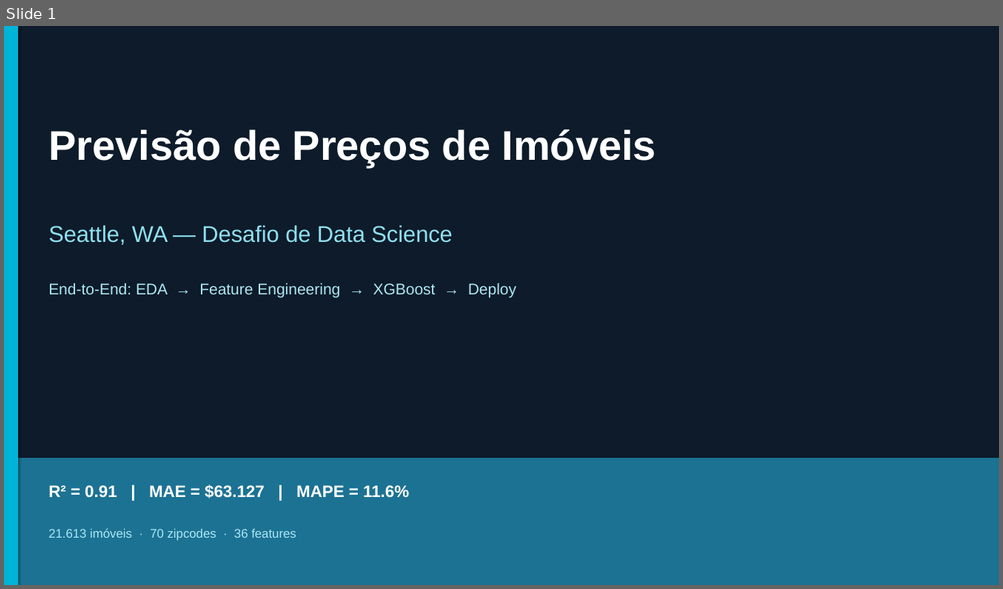
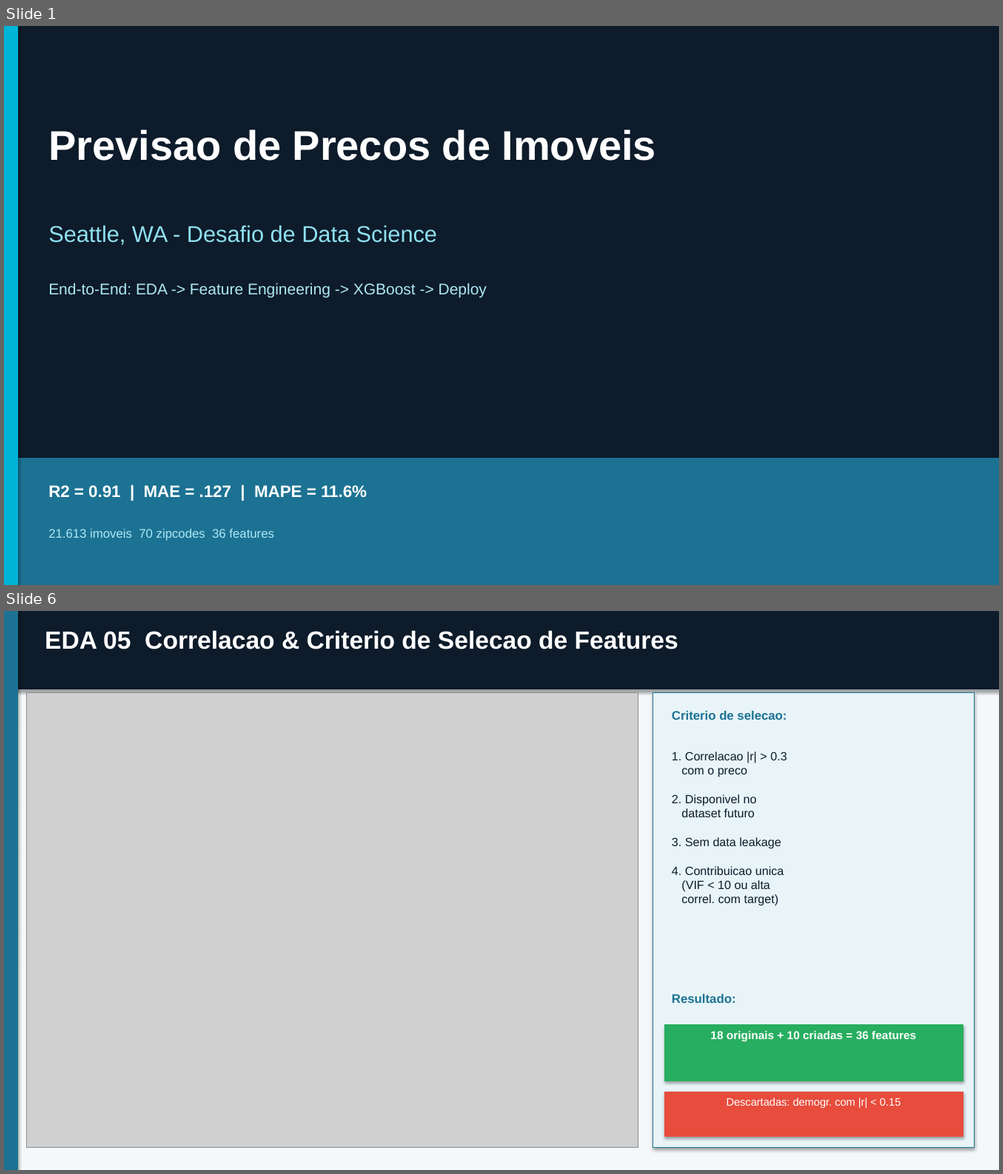
Before and after one commit to rogerestatistico/HOUSE_PRICE_PREDICTION, a slide deck: presentation_house_price.pptx. Shown one above the other, each under a label of ours: slide 1 before the commit, slides 1 and 6 after it; the slides between them are not shown. The pictures are 1003x589 and 1003x1174 pixels, drawn with LibreOffice and Linux fonts; fonts in the diff are those of the drawing; grey boxes stand for pictures. Boxes give left, top, right and bottom in pixels: in the first picture for what was removed or moved away, otherwise in the second. Text is boxed around its words. In the diff, an @@ line names an element or a change of style, - is before the commit and + after.

```diff
--- a/presentation_house_price.pptx
+++ b/presentation_house_price.pptx
@@ slide 6 added at [4,611,999,1170], background #F4F8FB @@
@@ rectangle added at [4,611,999,689], fill #0D1B2A, outline #0D1B2A 0.75 pt @@
@@ rectangle added at [4,611,17,1170], fill #1C7293, outline #1C7293 0.75 pt @@
@@ text added at [45,630,678,649], 24 pt, text #FFFFFF, bold @@
+EDA 05 Correlacao & Criterio de Selecao de Features
@@ picture added at [26,693,638,1148] @@
@@ rectangle added at [653,693,974,1148], fill #E8F4F8, outline #1C7293 0.75 pt @@
@@ text added at [671,711,786,720], 12 pt, text #1C7293, bold @@
+Criterio de selecao:
@@ text added at [671,752,786,906], 11.5 pt, text #0D1B2A @@
+1. Correlacao |r| > 0.3
+com o preco
+2. Disponivel no
+dataset futuro
+3. Sem data leakage
+4. Contribuicao unica
+(VIF < 10 ou alta
+correl. com target)
@@ text added at [671,994,736,1003], 12 pt, text #1C7293, bold @@
+Resultado:
@@ rectangle added at [664,1025,963,1081], fill #27AE60, outline #27AE60 0.75 pt @@
@@ text added at [710,1031,916,1042], 11 pt, text #FFFFFF, bold @@
+18 originais + 10 criadas = 36 features
@@ rectangle added at [664,1092,963,1137], fill #E74C3C, outline #E74C3C 0.75 pt @@
@@ text added at [726,1098,900,1108], 10.5 pt, text #FFFFFF @@
+Descartadas: demogr. com |r| < 0.15
@@ slide 1 changed as well @@
@@ text at [48,130,656,161]: text changed @@
-Previsão de Preços de Imóveis
+Previsao de Precos de Imoveis
@@ text at [48,225,437,245]: text changed @@
-Seattle, WA — Desafio de Data Science
+Seattle, WA - Desafio de Data Science
@@ text at [48,283,486,298]: text changed @@
-End-to-End: EDA → Feature Engineering → XGBoost → Deploy
+End-to-End: EDA -> Feature Engineering -> XGBoost -> Deploy
@@ text at [48,486,367,498]: text changed @@
-R² = 0.91 | MAE = $63.127 | MAPE = 11.6%
+R2 = 0.91 | MAE = .127 | MAPE = 11.6%
@@ text at [48,529,274,541]: text changed @@
-21.613 imóveis · 70 zipcodes · 36 features
+21.613 imoveis 70 zipcodes 36 features
```
Also in this commit, not shown: 11 other slides changed, 4 other slides added, 8 slides removed.
